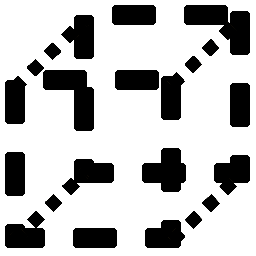
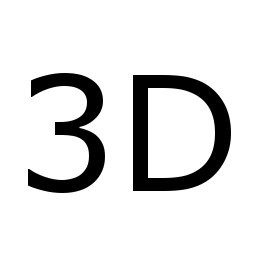
Two versions of the same layered image (256x256). Layer-by-layer changes:
renamed "Layer" to "3D", painted on it over [9, 16, 237, 245]
removed layer "Background copy" over [74, 5, 250, 183]
removed layer "Background" over [5, 70, 181, 248]
